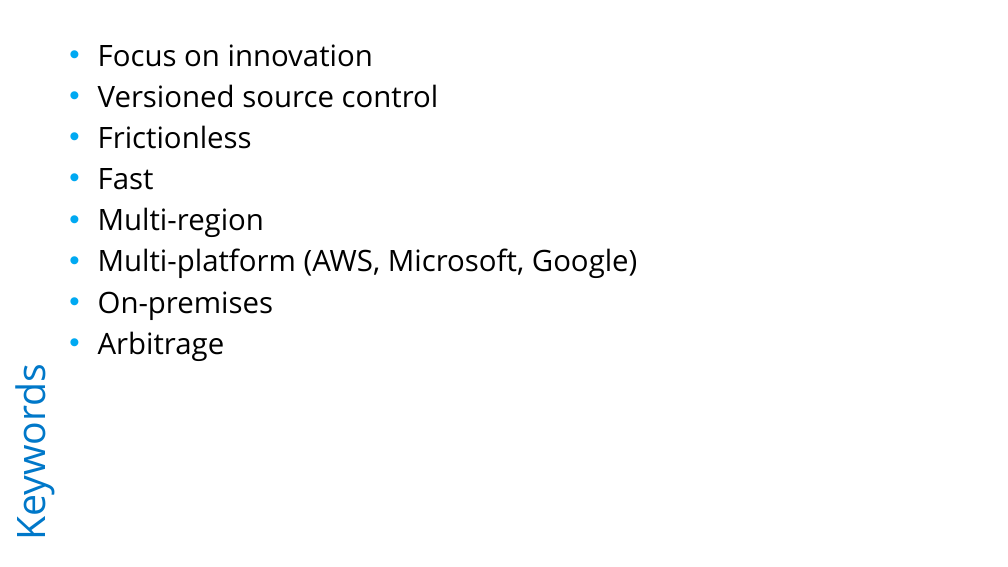
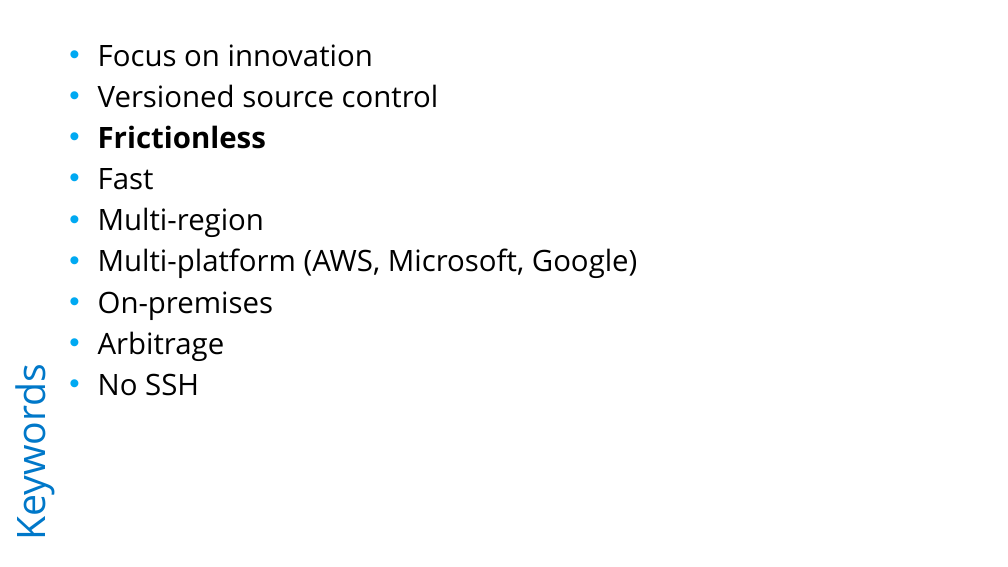
Before and after one commit to rkuma183/wilsonmar.github.io, a slide deck: slide 2 of fig/shippable_v01.pptx. Drawn at 1008x567 pixels with LibreOffice and Linux fonts; fonts in the diff are those of the drawing. Boxes give left, top, right and bottom in pixels: in the first picture for what was removed or moved away, otherwise in the second. Text is boxed around its words. In the diff, an @@ line names an element or a change of style, - is before the commit and + after.

```diff
--- a/fig/shippable_v01.pptx
+++ b/fig/shippable_v01.pptx
@@ text at [98,125,266,149]: bold on in "Frictionless" @@
@@ text at [98,373,199,396]: paragraph added @@
+• No SSH
```
Also in this commit, not shown: 1 other slide changed, 2 other files.
